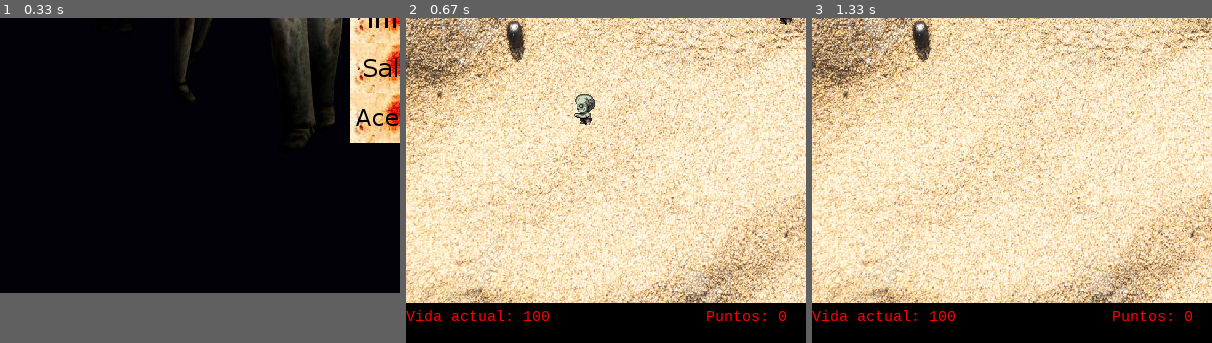
Above: before the commit, frames 1-3 (left to right).
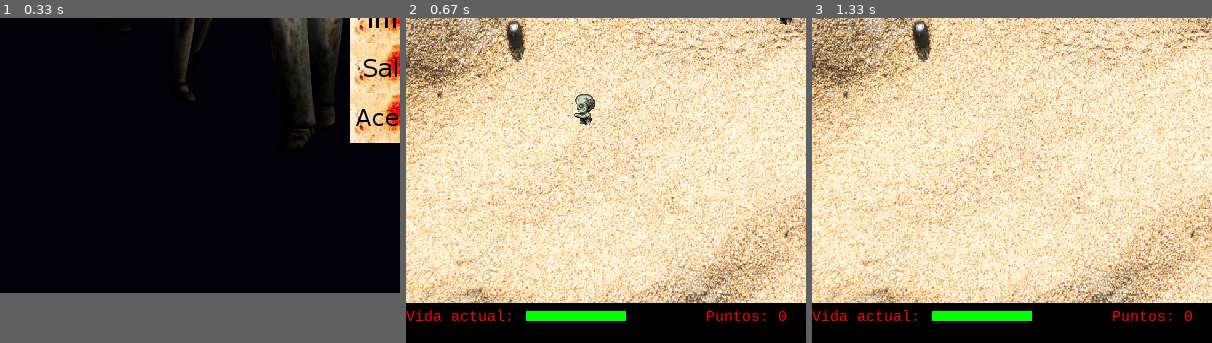
Above: after the commit, the same moments.

Repository: carolinajimenez26/zombiesgame_pygame2d
Game: pygame game, started from main.py
The game is run twice, just before and just after one commit, with the same random seed, the same clock (stepped at 60 frames per second) and the same inputs. The source is Python 2; it was converted automatically to run under Python 3.
Inputs (mouse positions are % of the whole screen's width and height, from its top left):
- Up to frame 1 (0.33 s): no input
- Up to frame 2 (0.67 s): click (62, 50) at 0.38 s
- Up to frame 3 (1.33 s): hold D 0.67-1.13 s; move the mouse to (65, 15) at 0.7 s; hold W from 1.17 s (still down); tap Space at 1.23 s
The pictures show only the part of the screen within x 0-50%, y 50-100%; the shares and areas given below are measured in that part.

Frame 1 is identical in both runs. In frame 2, 0.8% of the frame differs, in the area x 29-55%, y 90-94%; in frame 3, 0.8%.

Commit message:
Progress bar añadida y eliminada la vida en numeros

Diff:
--- a/func.py
+++ b/func.py
@@ -157,3 +157,14 @@
         return False
 
 #FIn funcion para determianr si el usuario tiene el mouse encima de lso botones
+
+#Crea la barra de vida
+def lifebars(player, surface, pos):
+    if(player.getLife() > 75):
+        color = verde
+    elif(player.getLife() > 50):
+        color = amarillo
+    else:
+        color = rojo
+    pygame.draw.rect(surface, color, (pos[0],pos[1],player.getLife(),10))
+    #pygame.display.update()
--- a/game.py
+++ b/game.py
@@ -75,7 +75,7 @@
             print "yiyi"
         events = pygame.event.get()
         tipo = pygame.font.SysFont("monospace", 15)
-        blood = tipo.render(("Vida actual: " + str(magician.getLife())),1, (255,0,0))
+        blood = tipo.render("Vida actual: " ,1, (255,0,0))
         pantalla.blit(blood, (0, ALTO))
         if(magician.getLife() > 0):
             point = tipo.render(("Puntos: " + str(magician.getScore())),1, (255,0,0))
@@ -157,6 +157,7 @@
         pantalla.blit(fondo,[0,0])
         pantalla.blit(blood,[0,ALTO+15])
         pantalla.blit(point,[300,ALTO+15]) #+ 15])
+        lifebars(magician,pantalla,[120,ALTO+18])
         ls_todos.draw(pantalla)
         ls_enemigos.draw(pantalla)
         ls_todos.update()
--- a/imports.py
+++ b/imports.py
@@ -15,4 +15,5 @@
 naranja=(252,178,81)
 negro=(0,0,0)
 cyan=(0,255,255)
+amarillo = (255,255,0)
 #Fin definicion de colores
